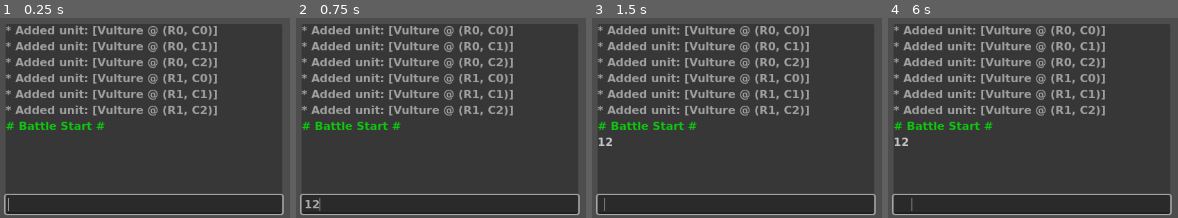
Above: before the commit, frames 1-4 (left to right).
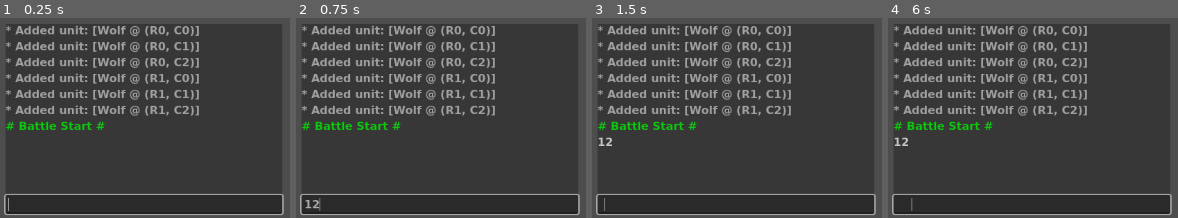
Above: after the commit, the same moments.

Repository: Endermandels/ForrestDwellers2
Game: Godot game, scene res://scenes/battle.tscn
Two runs of this game, one before a commit and one after it. Both use one fixed random seed, a clock stepped at 60 frames per second and the inputs below. This scene is started directly instead of the project's main scene.
Inputs (mouse positions are in pixels of both pictures, inside the frame that each line leads up to):
- Up to frame 1 (0.25 s): no input
- Up to frame 2 (0.75 s): click (441, 204) at 0.52 s; type "12" at 0.6 s
- Up to frame 3 (1.5 s): tap Enter at 1.25 s; tap Space (select) at 1.35 s
- Up to frame 4 (6 s): tap Space (select) at 2, 2.1, 2.85, 3.5, 3.6, 4.35, 5, 5.1, 5.85 s; tap Enter at 2.75, 4.25 s

The runs differ from the first frame. In frame 1, 6.4% of the frame differs, in the area x 33-75%, y 4-49%; in frame 2, 6.4%; in frame 3, 6.4%; in frame 4, 6.4%.

Commit message:
Rebalance fear and courage

Diff:
--- a/resources/units/bear.tres
+++ b/resources/units/bear.tres
@@ -10,7 +10,6 @@
 name_id = "Bear"
 base_hp = 30
 base_atk = 4
-base_arm = 1
-itm = 1
+courage = 8
 abilities = Array[ExtResource("1_5qgqi")]([ExtResource("3_1kkgy"), ExtResource("4_vg8rj")])
 metadata/_custom_type_script = "uid://rjnstbmhir1t"
--- a/resources/units/player.tres
+++ b/resources/units/player.tres
@@ -12,4 +12,5 @@
 base_arm = 1
 base_mp = 2
 itm = 4
+courage = 10
 metadata/_custom_type_script = "uid://rjnstbmhir1t"
--- a/resources/units/snake.tres
+++ b/resources/units/snake.tres
@@ -12,6 +12,6 @@
 base_atk = 1
 base_spd = 1
 base_mp = 2
-itm = 1
+courage = 2
 abilities = Array[ExtResource("1_3nts6")]([ExtResource("2_0mbmv")])
 metadata/_custom_type_script = "uid://rjnstbmhir1t"
--- a/resources/units/vulture.tres
+++ b/resources/units/vulture.tres
@@ -12,6 +12,6 @@
 base_hp = 10
 base_atk = 3
 base_mp = 2
-itm = 1
+courage = 6
 abilities = Array[ExtResource("1_5edlk")]([ExtResource("2_2rakk"), ExtResource("3_2rakk")])
 metadata/_custom_type_script = "uid://rjnstbmhir1t"
--- a/resources/units/wolf.tres
+++ b/resources/units/wolf.tres
@@ -10,6 +10,6 @@
 base_hp = 15
 base_atk = 5
 base_spd = 2
-itm = 1
+courage = 9
 abilities = Array[ExtResource("1_cmmx1")]([ExtResource("2_rpmbs")])
 metadata/_custom_type_script = "uid://rjnstbmhir1t"
--- a/scenes/battle.tscn
+++ b/scenes/battle.tscn
@@ -3,7 +3,7 @@
 [ext_resource type="Script" uid="uid://cb6pd84bagnfl" path="res://scripts/scenes/battle.gd" id="1_p1qf1"]
 [ext_resource type="Script" uid="uid://dbxkfbj260lm2" path="res://scripts/scenes/battle/battle_handler.gd" id="1_th188"]
 [ext_resource type="Script" uid="uid://fpth6bdbxeah" path="res://scripts/scenes/battle/unit_spawner.gd" id="2_p1qf1"]
-[ext_resource type="Resource" uid="uid://xl3jwkrnt0gp" path="res://resources/encounters/all_vultures.tres" id="4_djc8l"]
+[ext_resource type="Resource" uid="uid://tohksge3wiiu" path="res://resources/encounters/all_wolves.tres" id="4_djc8l"]
 [ext_resource type="Script" uid="uid://brwygnppu4gbk" path="res://scripts/components/state_machine.gd" id="6_6vh42"]
 [ext_resource type="Script" uid="uid://dd0i66ghxikiq" path="res://scripts/scenes/battle/states/state_battle_start.gd" id="7_4k1nj"]
 [ext_resource type="Script" uid="uid://q1i6aeca8q64" path="res://scripts/scenes/battle/states/state_stun_check.gd" id="8_ekamt"]
--- a/scripts/globals/game_state.gd
+++ b/scripts/globals/game_state.gd
@@ -11,9 +11,9 @@
 	VULTURE_RESOURCE,
 	PLAYER_RESOURCE,
 	VULTURE_RESOURCE,
-	VULTURE_RESOURCE,
-	VULTURE_RESOURCE,
-	VULTURE_RESOURCE
+	WOLF_RESOURCE,
+	SNAKE_RESOURCE,
+	BEAR_RESOURCE
 ] #TODO: DELETE
 
 var player_units: Array[UnitRuntime] = []
@@ -28,6 +28,7 @@
 			res = res.duplicate()
 			var run = UnitRuntime.new(res)
 
+			run.courage += 2 # Player animals are more courageous
 			run.is_enemy = false
 			run.position = i + 6
 			player_units.append(run)
--- a/scripts/resources/unit_resource.gd
+++ b/scripts/resources/unit_resource.gd
@@ -4,11 +4,13 @@
 @export_placeholder("Wolf") var name_id: String = ""
 @export var attack_target_rule: Constants.TargetRule = Constants.TargetRule.OPPONENT_ACROSS ## TargetRule for choosing defenders of this unit's attack
 @export_group("Base Stats")
-@export_range(0, 100) var base_hp: int = 1
-@export_range(0, 50) var base_atk: int = 0
-@export_range(0, 150) var base_arm: int = 0
-@export_range(0, 10) var base_spd: int = 0
-@export_range(0, 10) var base_mp: int = 0
-@export_range(0, 10) var itm: int = 0 ## How many items this unit can carry
+@export_range(0, 100) var base_hp: int = 1 ## Stay alive
+@export_range(0, 50) var base_atk: int = 0 ## Kill stuff
+@export_range(0, 150) var base_arm: int = 0 ## Reduce attacks and block body-piercing abilities
+@export_range(0, 10) var base_spd: int = 0 ## Go first, leave first
+@export_range(0, 10) var base_mp: int = 0 ## Cast abilities
+@export_group("Hidden Stats")
+@export_range(0, 10) var itm: int = 1 ## Carry more items
+@export_range(0, 10) var courage: int = 5 ## Resist Terror, go first among same-speed units
 @export_group("Abilities")
 @export var abilities: Array[AbilityResource] = []
--- a/scripts/runtime/unit_runtime.gd
+++ b/scripts/runtime/unit_runtime.gd
@@ -30,7 +30,12 @@
 var arm: int
 var spd: int
 var mp: int
+
+# Hidden Stats
 var itm: int
+var courage: int:
+	set(val):
+		courage = min(val, 10) # Cannot exceed 10
 
 # Boolean attributes
 var is_dead: bool ## Whether this unit is dead
@@ -50,7 +55,10 @@
 # Modifiers (cleared at Turn End)
 var weakness: int ## Decrease ATK
 var strength: int ## Increase ATK
-var fear: int ## Chance to run away
+var fear: int: ## Chance to run away
+	set(val):
+		fear = min(val, 10) # Cannot exceed 10
+
 var is_stunned: bool ## Whether this unit should skip its attack
 
 # Passive Abilities
@@ -70,6 +78,7 @@
 	base_arm = res.base_arm
 	base_spd = res.base_spd
 	base_mp = res.base_mp
+	courage = res.courage
 	itm = res.itm
 
 	# Runtime-specific
--- a/scripts/scenes/battle/states/state_terror_check.gd
+++ b/scripts/scenes/battle/states/state_terror_check.gd
@@ -11,12 +11,14 @@
 
 	assert(not cur_unit.is_dead, "Dead units should not reach the Terror Check State")
 
-	# Player won't flee
-	if cur_unit != GameState.player:
-		var cap = (30 if cur_unit.is_enemy else 10) # Player animals are harder to scare away
-		var rnd = randi_range(0, cap)
+	# Player won't flee, nor will a unit without fear
+	if cur_unit != GameState.player and cur_unit.fear > 0:
+		var rnd: float = randf()
+		var flee_chance: float = 7.0 / (7.0 + pow(float(cur_unit.fear) / 10.0, -cur_unit.courage)) # Base chance of 7/8
 
-		if rnd < cur_unit.fear:
+		print("Flee Chance: %f" % flee_chance)
+
+		if rnd < flee_chance:
 			# Flee!
 			Console.print_line("* [%s] fled out of fear" % cur_unit)
 
